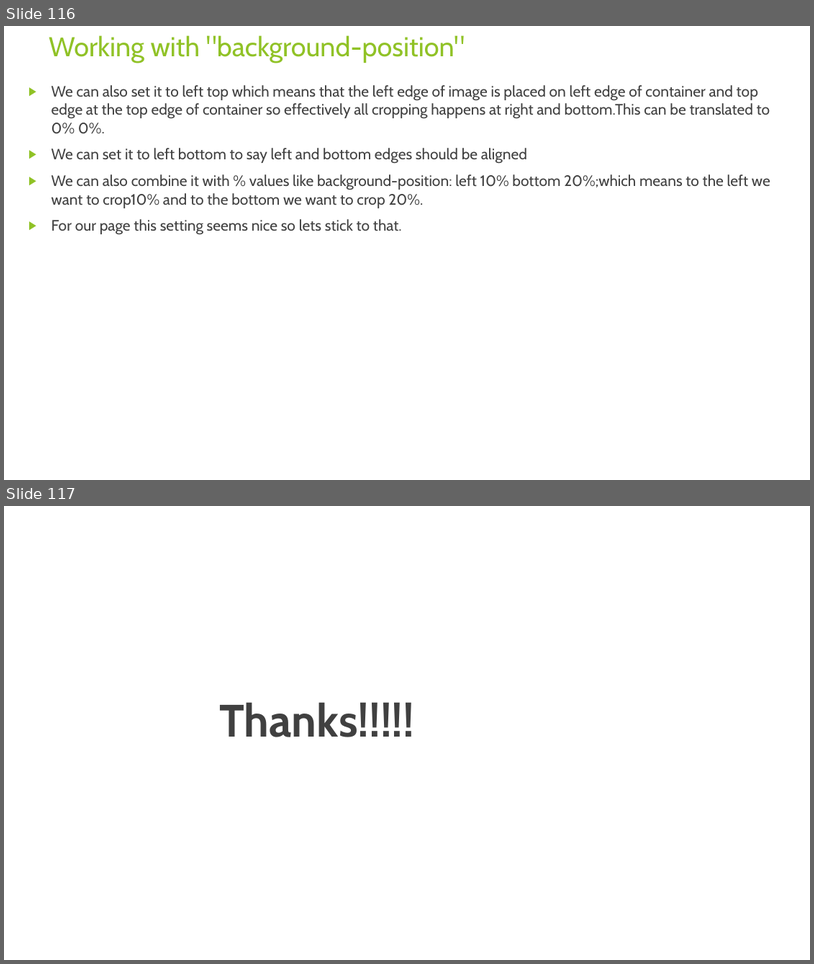
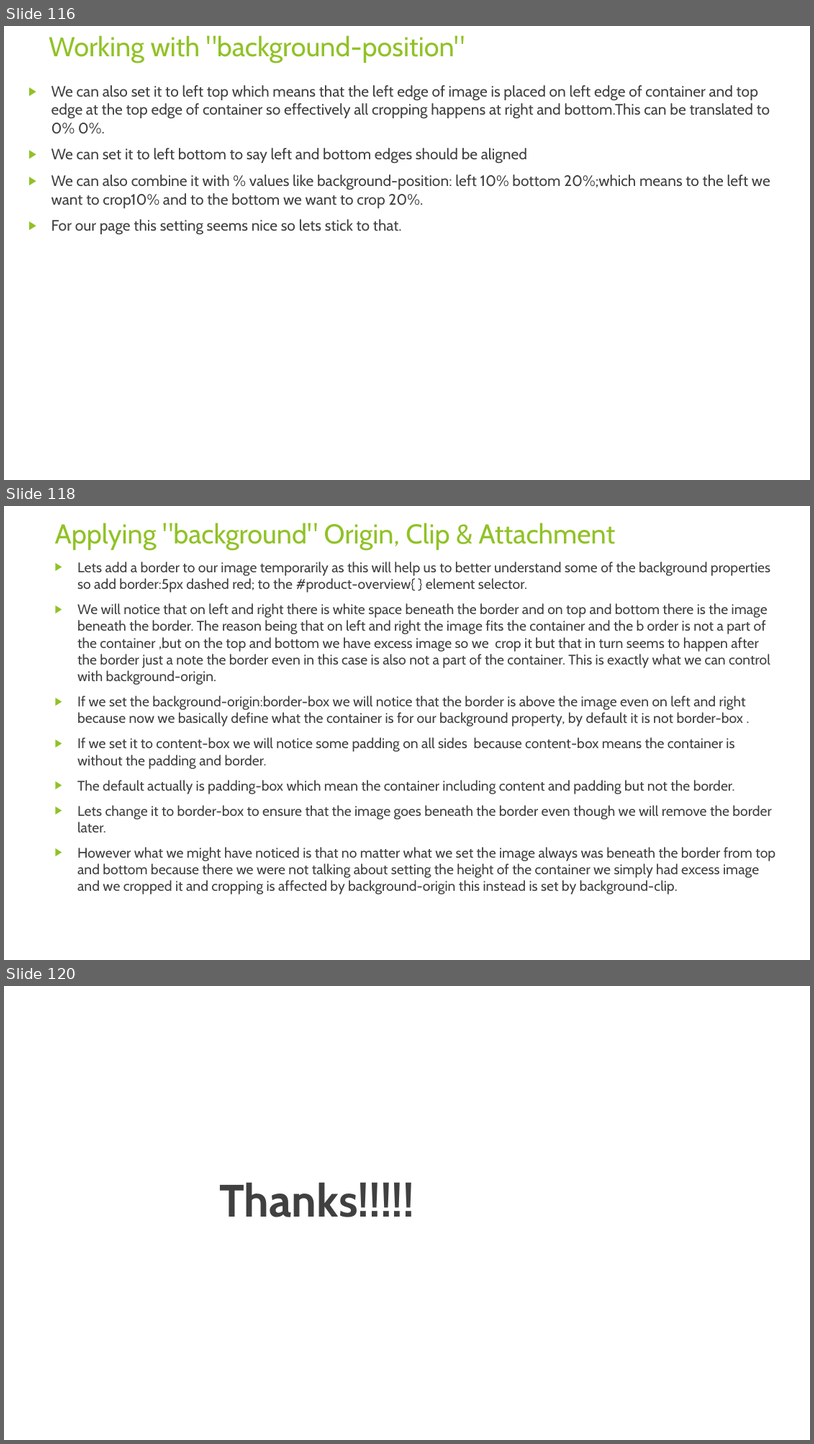
Before and after one commit to rudhrainfogain/CSS, a slide deck: PPT/Css-v7.pptx. Shown one above the other, each under a label of ours: slides 116 and 117 before the commit, slides 116, 118 and 120 after it; the slides between them are not shown. The pictures are 814x964 and 814x1444 pixels, drawn with LibreOffice and Linux fonts; fonts in the diff are those of the drawing. Boxes give left, top, right and bottom in pixels: in the first picture for what was removed or moved away, otherwise in the second. Text is boxed around its words. In the diff, an @@ line names an element or a change of style, - is before the commit and + after.

Commit message:
ClipOriginAndAttachment

```diff
--- a/PPT/Css-v7.pptx
+++ b/PPT/Css-v7.pptx
@@ slide 118 added at [4, 506, 810, 960], background #FFFFFF @@
@@ title added at [55, 523, 616, 550], 32.4 pt, text #90C226 @@
+Applying "background" Origin, Clip & Attachment
@@ text added at [77, 561, 776, 894], 16.6 pt, text #404040 @@
+▶ Lets add a border to our image temporarily as this will help us to better understand some of the background properties so add border:5px dashed red; to the #product-overview{ } element selector.
+▶ We will notice that on left and right there is white space beneath the border and on top and bottom there is the image beneath the border. The reason being that on left and right the image fits the container and the b order is not a part of the container ,but on the top and bottom we have excess image so we crop it but that in turn seems to happen after the border just a note the border even in this case is also not a part of the container. This is exactly what we can control with background-origin.
+▶ If we set the background-origin:border-box we will notice that the border is above the image even on left and right because now we basically define what the container is for our background property, by default it is not border-box .
+▶ If we set it to content-box we will notice some padding on all sides because content-box means the container is without the padding and border.
+▶ The default actually is padding-box which mean the container including content and padding but not the border.
+▶ Lets change it to border-box to ensure that the image goes beneath the border even though we will remove the border later.
+▶ However what we might have noticed is that no matter what we set the image always was beneath the border from top and bottom because there we were not talking about setting the height of the container we simply had excess image and we cropped it and cropping is affected by background-origin this instead is set by background-clip.
@@ what was slide 117 is now slide 120 @@
```
Also in this commit, not shown: 2 other slides added, 1 other file.
